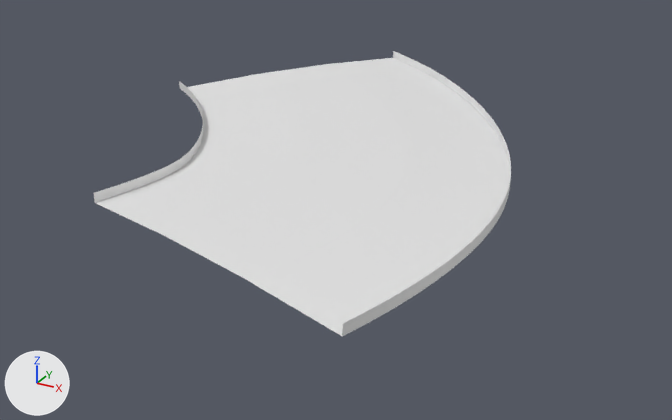
The glTF model public/assets/gen4/models/track-35.glb, before and after one commit.
The view is the same before and after, from a 50 mm camera at (624.8, -303.7, 34.8) aimed at (579.1, -220.5, -6.8). Lighting does not change. The marker at lower left points along +X, +Y and +Z. The picture after the commit comes second. Vertices at exactly the same position are counted once.

In view in the first picture: 'track-35'.
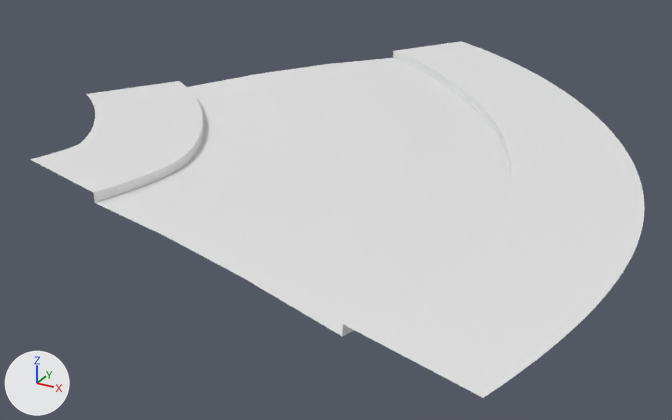
Location of each change, (x1, y1, x2, y2) in pixels of the pictures (672 x 420 px):
```json
{"object": "track-35", "change": "reshaped", "before": [94, 51, 511, 337], "after": [30, 41, 645, 398], "on screen": "47% wider, 25% taller"}
{"part": 1, "of": "me_track_35", "change": "added", "after": [30, 81, 203, 193]}
{"part": 2, "of": "me_track_35", "change": "added", "after": [343, 41, 645, 398]}
```

Edits to the scene script, one JSON object a line:
```json
{"block": "me_track_35", "where": "# used by ob_track_35; location = (0.0, 0.0, 0.0)"}
{"op": "remove", "block": "me_track_35", "code": "me_track_35.from_pydata(...)  # 819 vertices, 1488 faces; spans x 551.2..601.6, y -255.1..-184.2, z 0.9..2.1"}
{"op": "add", "block": "me_track_35", "code": "me_track_35.from_pydata(...)  # 945 vertices, 1736 faces; spans x 544.9..613.6, y -258.6..-174.0, z 0.9..2.1"}
{"block": "me_track_35", "change": "me_track_35 part 1"}
{"block": "me_track_35", "change": "57 vertices are added at x 544.9..557.2, y -242.0..-221.8, z 1.9..2.1"}
{"block": "me_track_35", "change": "6 new vertices lie (0.3, -0.4, 0.0) away from vertices in x 551.0..555.5, y -232.9..-226.9, z 2.0"}
{"block": "me_track_35", "change": "124 new faces join them"}
{"block": "me_track_35", "change": "me_track_35 part 2"}
{"block": "me_track_35", "change": "63 vertices are added at x 574.9..613.6, y -258.6..-174.0, z 1.9..2.1"}
{"block": "me_track_35", "change": "124 new faces join them"}
```
